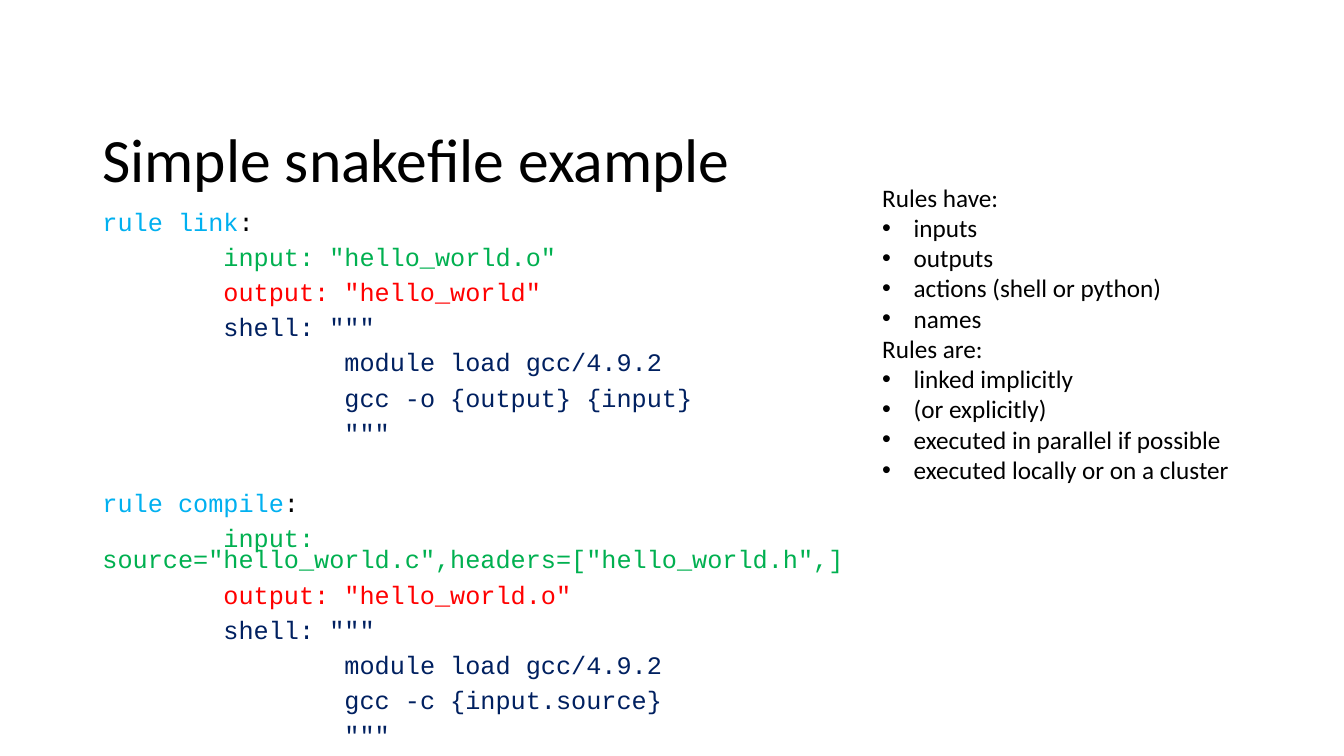
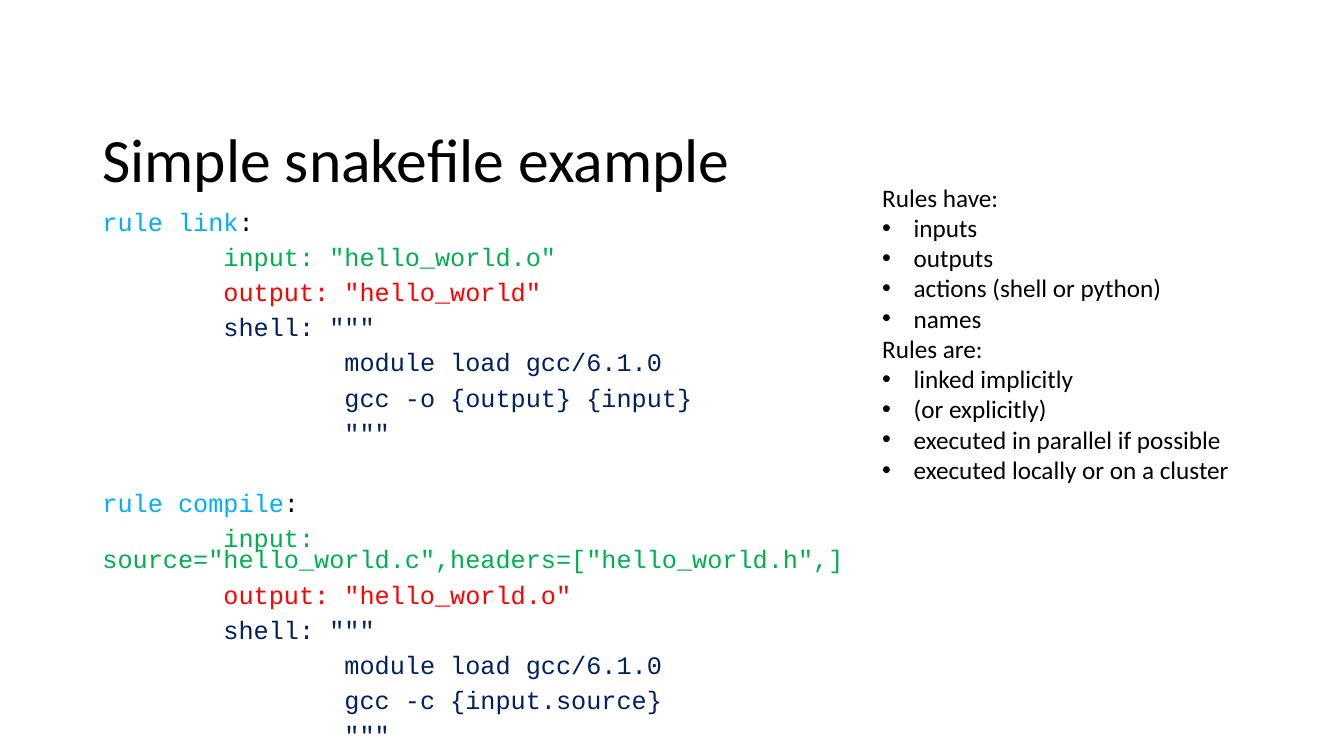
Before and after one commit to CHPC-UofU/rmacc-workflows, a slide deck: slide 10 of slides/workflow_tools.pptx (slide 7 before the commit). Drawn at 1344x756 pixels with LibreOffice and Linux fonts; fonts in the diff are those of the drawing; background and template pictures are left out. Boxes give left, top, right and bottom in pixels: in the first picture for what was removed or moved away, otherwise in the second. Text is boxed around its words. In the diff, an @@ line names an element or a change of style, - is before the commit and + after.

```diff
--- a/slides/workflow_tools.pptx
+++ b/slides/workflow_tools.pptx
@@ text at [344, 353, 662, 377]: text changed @@
-module load gcc/4.9.2
+module load gcc/6.1.0
@@ text at [344, 655, 662, 680]: text changed @@
-module load gcc/4.9.2
+module load gcc/6.1.0
```
Also in this commit, not shown: 10 other slides changed, 6 slides added, 2 slides removed, 1 other file.
